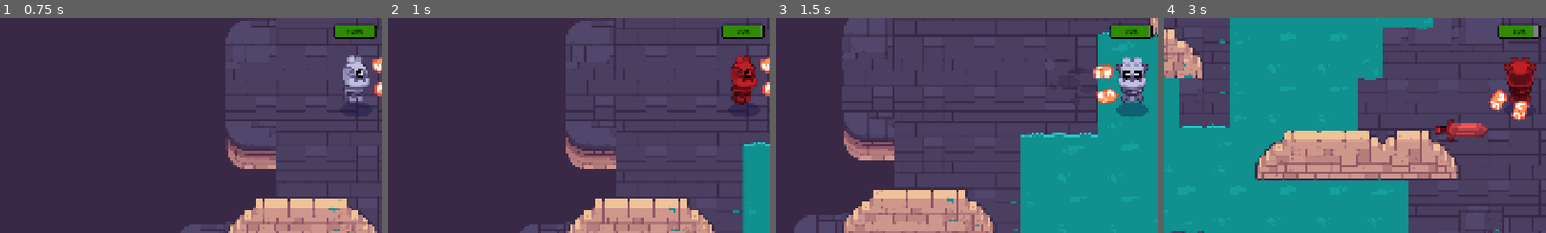
Above: before the commit, frames 1-4 (left to right).
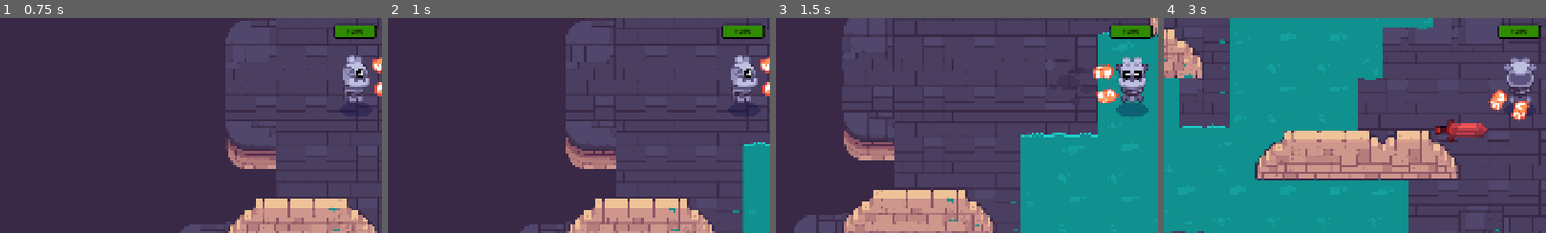
Above: after the commit, the same moments.

Repository: iFryTheReal/GDQuestTweenStick
Game: Godot game, scene res://test_room.tscn
Two runs of this game, one before a commit and one after it. Both use one fixed random seed, a clock stepped at 60 frames per second and the inputs below. The project has no main scene, so this scene is started directly.
Inputs (mouse positions are % of the whole screen's width and height, from its top left):
- Up to frame 1 (0.75 s): tap Enter at 0.5 s; move the mouse to (72, 45) at 0.52 s; hold D (move_right) from 0.53 s (still down); hold Space (shoot) from 0.53 s (still down); click (72, 45) at 0.67 s
- Up to frame 2 (1 s): keep holding D (move_right); keep holding Space (shoot)
- Up to frame 3 (1.5 s): move the mouse to (30, 55) at 1.27 s; release D (move_right) at 1.28 s; release Space (shoot) at 1.28 s; hold S (move_down) from 1.28 s (still down); tap Z at 1.35 s
- Up to frame 4 (3 s): move the mouse to (60, 28) at 2.02 s; release S (move_down) at 2.03 s; hold D (move_right) 2.03-2.78 s; hold Space (shoot) 2.03-2.78 s; move the mouse to (45, 70) at 2.77 s; hold W (move_up) from 2.78 s (still down); tap Z at 2.85 s; click (45, 70) at 2.92 s
The pictures show only the part of the screen within x 3-53%, y 36-86%; the shares and areas given below are measured in that part.

Frame 1 is identical in both runs. In frame 2, 1.3% of the frame differs, in the area x 89-98%, y 3-41%; in frame 3, less than 0.1%; in frame 4, 1.5%, in the area x 89-98%, y 3-40%.

Commit message:
Added hitbox to mob

Diff:
--- a/mobs/mob.gd
+++ b/mobs/mob.gd
@@ -2,6 +2,7 @@
 extends CharacterBody2D
 
 @onready var _detection_area: Area2D = %DetectionArea
+@onready var _hit_box: Area2D = $HitBox
 
 ## Maximum speed allowed for the mob
 @export var max_speed: float = 600.0
@@ -11,6 +12,8 @@
 @export var deceleration: float = 700.0
 ## Mob health level
 @export var health: int = 10 : set = set_health
+## Damage inflicted by the mob
+@export var damage: int = 1
 
 var _player: Player = null
 
@@ -25,6 +28,11 @@
 		if body is Player:
 			print_debug("Player exited at position : %.2v" % _player.position)
 			_player = null
+	)
+
+	_hit_box.body_entered.connect(func (body: Node) -> void:
+		if body is Player:
+			body.take_damage(damage)
 	)
 
 func _physics_process(delta: float) -> void:
--- a/mobs/mob.tscn
+++ b/mobs/mob.tscn
@@ -1,14 +1,18 @@
-[gd_scene load_steps=5 format=3 uid="uid://c0i2gypp2yyrp"]
+[gd_scene load_steps=6 format=3 uid="uid://c0i2gypp2yyrp"]
 
 [ext_resource type="Texture2D" uid="uid://nohjoiah3jgr" path="res://mobs/sword_inactive.png" id="1_bteyy"]
 [ext_resource type="Script" uid="uid://cxodc6xq7oi85" path="res://mobs/mob.gd" id="1_fgbma"]
 
 [sub_resource type="CapsuleShape2D" id="CapsuleShape2D_bteyy"]
-radius = 18.0
-height = 132.0
+radius = 16.0
+height = 128.0
 
 [sub_resource type="CircleShape2D" id="CircleShape2D_bteyy"]
 radius = 800.0
+
+[sub_resource type="CapsuleShape2D" id="CapsuleShape2D_fgbma"]
+radius = 19.0
+height = 134.0
 
 [node name="Mob" type="CharacterBody2D"]
 collision_layer = 4
@@ -18,8 +22,7 @@
 [node name="Sprite2D" type="Sprite2D" parent="."]
 texture = ExtResource("1_bteyy")
 
-[node name="HitBox" type="CollisionShape2D" parent="."]
-position = Vector2(1, 0)
+[node name="CollisionShape2D" type="CollisionShape2D" parent="."]
 rotation = 1.5707964
 shape = SubResource("CapsuleShape2D_bteyy")
 
@@ -29,3 +32,10 @@
 
 [node name="CollisionShape2D" type="CollisionShape2D" parent="DetectionArea"]
 shape = SubResource("CircleShape2D_bteyy")
+
+[node name="HitBox" type="Area2D" parent="."]
+
+[node name="CollisionShape2D" type="CollisionShape2D" parent="HitBox"]
+rotation = 1.5707964
+shape = SubResource("CapsuleShape2D_fgbma")
+debug_color = Color(0.99414665, 0, 0.23388389, 0.41960785)
--- a/player/player.gd
+++ b/player/player.gd
@@ -4,7 +4,6 @@
 @onready var _sprite_2d: Sprite2D = %Sprite2D
 @onready var _collision_shape_2d: CollisionShape2D = $CollisionShape2D
 @onready var _health_bar: Control = %HealthBar
-@onready var timer: Timer = %Timer
 
 ## Maximum speed allowed for the player character
 @export var max_speed: float = 600.0
@@ -20,9 +19,6 @@
 func _ready() -> void:
 	_health_bar.max_health = max_health
 	health = max_health
-
-
-	timer.timeout.connect(take_damage.bind(1))
 
 func _physics_process(delta: float) -> void:
 	var direction: Vector2 = Input.get_vector("move_left", "move_right", "move_up", "move_down")
--- a/player/player.tscn
+++ b/player/player.tscn
@@ -52,7 +52,3 @@
 offset_top = -137.0
 offset_right = -52.0
 offset_bottom = -137.0
-
-[node name="Timer" type="Timer" parent="."]
-unique_name_in_owner = true
-autostart = true
